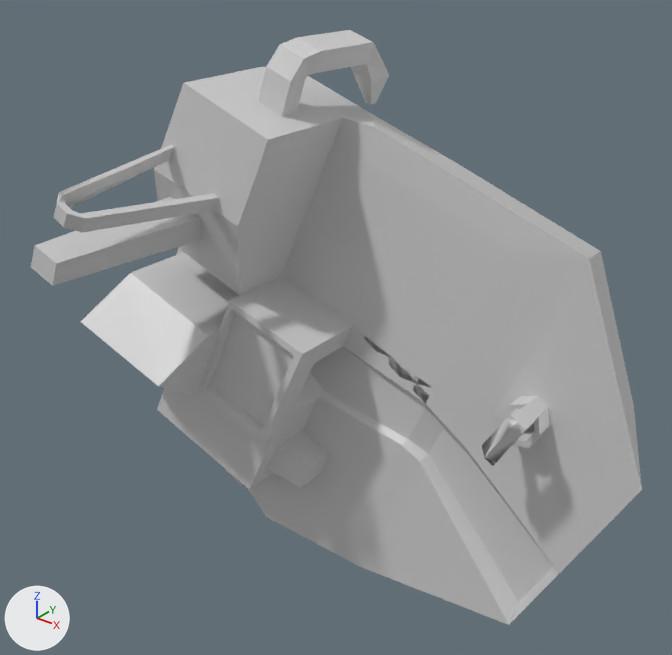
The COLLADA model models/islands/island.dae as it was, and as the next commit left it.
One viewpoint serves both versions: a camera (50 mm lens) standing at (4.66, -7.35, 4.46) and looking at (-0.61, -0.76, 0.38). The axes (+X, +Y, +Z) are drawn at lower left. The lights are the same throughout. Where no turn or scale is listed for an object, it has been applied to the vertices.
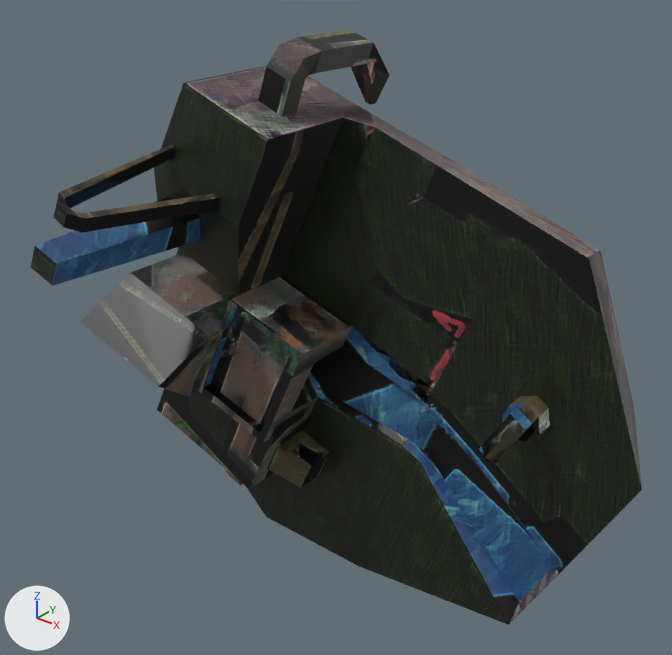
Boxes [x1, y1, x2, y2] around the edits, measured in the pictures (672 x 655 px):
'Cube', surface changed (grey to black): [31, 30, 642, 625] in both

Diff of the bpy script that builds the scene:
```diff
--- a/models/islands/island.dae.py
+++ b/models/islands/island.dae.py
@@ img_islandblend_png @@
+img_islandblend_png = load_image('islandblend.png', 'islandblend.png', 1024, 1024, 'sRGB')
@@ mat_material @@
 mat_material = principled_material('Material')
-mat_material.base_color = (0.64, 0.64, 0.64)  # light grey #d1d1d1
+mat_material.texture = img_islandblend_png
 mat_material.roughness = 0.44
```
